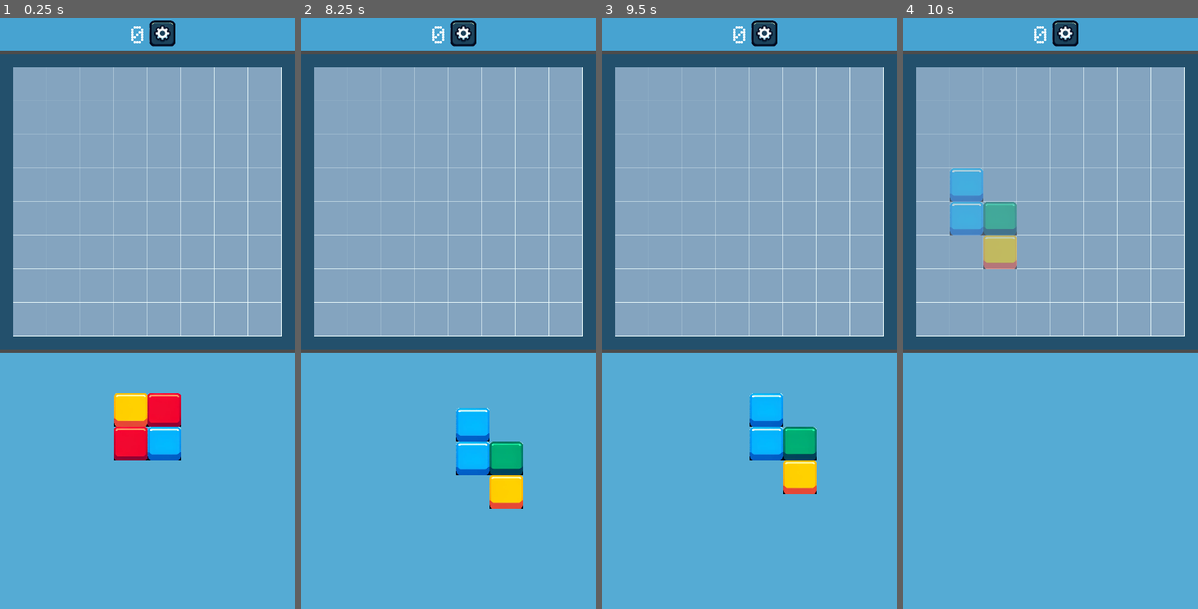
Above: before the commit, frames 1-4 (left to right).
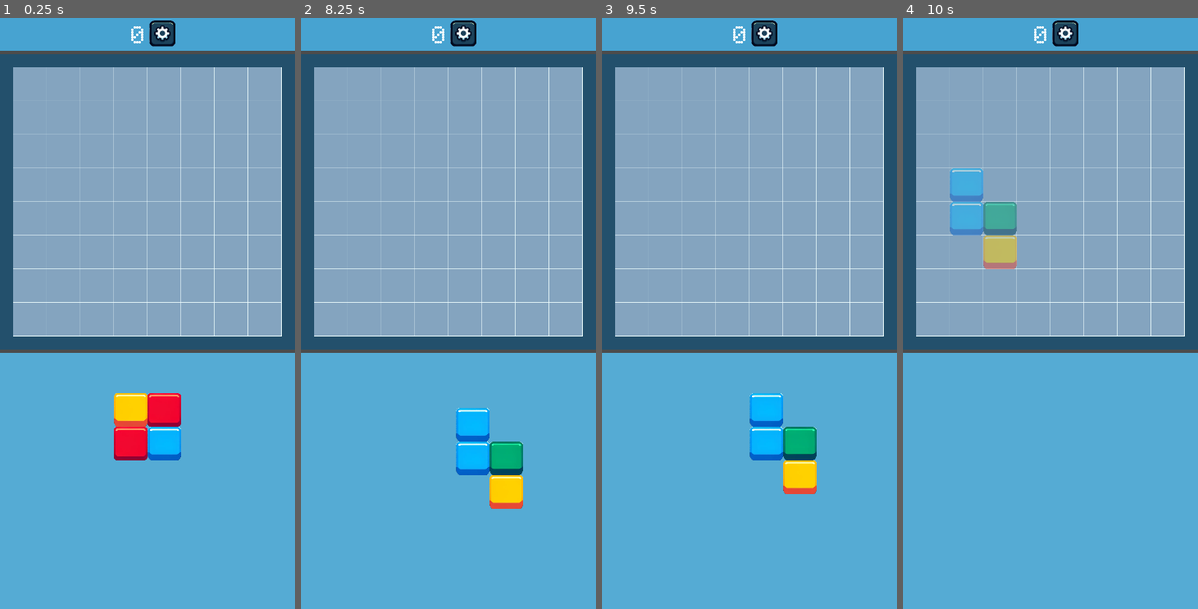
Above: after the commit, the same moments.

Repository: alexkorep-games/transmatrix
Game: Godot game, scene res://scenes/main/main.tscn
Same seed, same stepped clock (60 frames per second), same inputs: the game is played once before the commit and once after it.
Inputs (mouse positions are in pixels of both pictures, inside the frame that each line leads up to):
- Up to frame 1 (0.25 s): no input
- Up to frame 2 (8.25 s): click (463, 35) at 0.5 s; click "New game" at 1.25 s; click "OK" at 2 s; click (463, 35) at 2.75 s; click "New game" at 3.5 s; click "OK" at 4.25 s; click (463, 35) at 5 s; click "New game" at 5.75 s; click "OK" at 6.5 s; tap Enter at 7.25 s; move the mouse to (513, 283) at 7.27 s; click (513, 283) at 7.42 s; tap Space at 8 s; drag from (389, 343) to (433, 431) at 8.02 s
- Up to frame 3 (9.5 s): move the mouse to (779, 183) at 8.77 s; click (779, 183) at 8.92 s
- Up to frame 4 (10 s): tap Enter at 9.5 s; drag from (1035, 431) to (962, 224) at 9.52 s

The runs differ from the first frame. In frame 1, less than 0.1% of the frame differs, in the area x 38-62%, y 68-75%; in frame 2, less than 0.1%; in frame 3, less than 0.1%; in frame 4, less than 0.1%, in the area x 15-39%, y 30-43%.

Commit message:
Add check for the end game

Diff:
--- a/src/project.godot
+++ b/src/project.godot
@@ -17,6 +17,7 @@
 [autoload]
 
 GameState="*res://scripts/game_state.gd"
+EndGameChecker="*res://scripts/end_game_checker.gd"
 
 [display]
 
--- a/src/scenes/main/main.gd
+++ b/src/scenes/main/main.gd
@@ -20,6 +20,8 @@
 	var current_shape = get_node("%CurrentShape")
 	var possible_shapes = get_node("%Shapes").get_children()
 	current_shape.randomize(possible_shapes)
+	if not shape_can_be_placed_anywhere(current_shape):
+		get_node("%GameOverDialog").show()
 
 func _on_CurrentShape_drag(positions, tile_ids):
 	var field = get_node("%FieldTileMap")
@@ -71,11 +73,15 @@
 	randomize_shape()
 	get_node("%CurrentShape").visible = true
 
-
 func _on_CurrentShape_drag_release():
 	var preview_field = get_node("%PreviewTileMap")
 	preview_field.clear()
 	get_node("%CurrentShape").visible = true
+
+func shape_can_be_placed_anywhere(current_shape_tilemap):
+	var field = get_node("%FieldTileMap")
+	var shape_blocks = current_shape_tilemap.get_used_cells()
+	return EndGameChecker.has_more_moves(field, shape_blocks, field_size.x, field_size.y)
 
 
 func _on_HUD_settings_pressed():
@@ -86,3 +92,6 @@
 
 func _on_SettingsDialog_new_game():
 	get_node("%StartNewGameConfirmationDialog").show()
+
+func _on_ConfirmationDialog_confirmed():
+	new_game()
--- a/src/scenes/main/main.tscn
+++ b/src/scenes/main/main.tscn
@@ -230,9 +230,24 @@
 [node name="SettingsDialog" parent="." instance=ExtResource( 7 )]
 unique_name_in_owner = true
 
+[node name="GameOverDialog" type="AcceptDialog" parent="."]
+unique_name_in_owner = true
+anchor_left = 0.5
+anchor_top = 0.5
+anchor_right = 0.5
+anchor_bottom = 0.5
+margin_left = -150.0
+margin_top = -70.0
+margin_right = 150.0
+margin_bottom = 70.0
+rect_min_size = Vector2( 300, 140 )
+window_title = "Game Over"
+dialog_text = "Game Over"
+
 [connection signal="settings_pressed" from="VBoxContainer/HUD" to="." method="_on_HUD_settings_pressed"]
 [connection signal="drag" from="VBoxContainer/ShapesSource/CurrentShape" to="." method="_on_CurrentShape_drag"]
 [connection signal="drag_release" from="VBoxContainer/ShapesSource/CurrentShape" to="." method="_on_CurrentShape_drag_release"]
 [connection signal="place" from="VBoxContainer/ShapesSource/CurrentShape" to="." method="_on_CurrentShape_place"]
 [connection signal="confirmed" from="StartNewGameConfirmationDialog" to="." method="_on_StartNewGameConfirmationDialog_confirmed"]
 [connection signal="new_game" from="SettingsDialog" to="." method="_on_SettingsDialog_new_game"]
+[connection signal="confirmed" from="GameOverDialog" to="." method="_on_ConfirmationDialog_confirmed"]
--- /dev/null
+++ b/src/scripts/end_game_checker.gd
@@ -0,0 +1,36 @@
+extends Node
+
+# Checks if a shape can fit into a position within the tilemap
+# Returns true if the shape fits, false otherwise
+func shape_fits_position(tilemap, shape_coords, width, height, position) -> bool:
+    for coord in shape_coords:
+        var coord_in_tilemap = position + coord
+        # Check if the coordinate is within the tilemap boundaries
+        if coord_in_tilemap.x < 0 or coord_in_tilemap.x >= width or coord_in_tilemap.y < 0 or coord_in_tilemap.y >= height:
+            return false
+        # Check if the cell at the coordinate is empty
+        if tilemap.get_cellv(coord_in_tilemap) != -1:
+            return false
+    return true
+
+# Rotates the shape coordinates 90 degrees clockwise
+# Returns the new coordinates of the shape
+func rotate_shape_clockwise(shape_coords) -> Array:
+    var new_coords = []
+    for coord in shape_coords:
+        new_coords.append(Vector2(coord.y, -coord.x))
+    return new_coords
+
+# Checks if there are any more possible moves for the shape within the tilemap
+# Returns true if there are more moves, false otherwise
+func has_more_moves(tilemap, shape_coords, width, height) -> bool:
+    for i in range(-4, width + 4):
+        for j in range(-4, height + 4):
+            var position = Vector2(i, j)
+            var shape_to_test = shape_coords
+            # Check all four possible rotations of the shape
+            for _k in range(0, 4):
+                if shape_fits_position(tilemap, shape_to_test, width, height, position):
+                    return true
+                shape_to_test = rotate_shape_clockwise(shape_to_test)
+    return false
Binary file changed: src/assets/grid/grid01.png
Not shown, changed: src/export_presets.cfg
